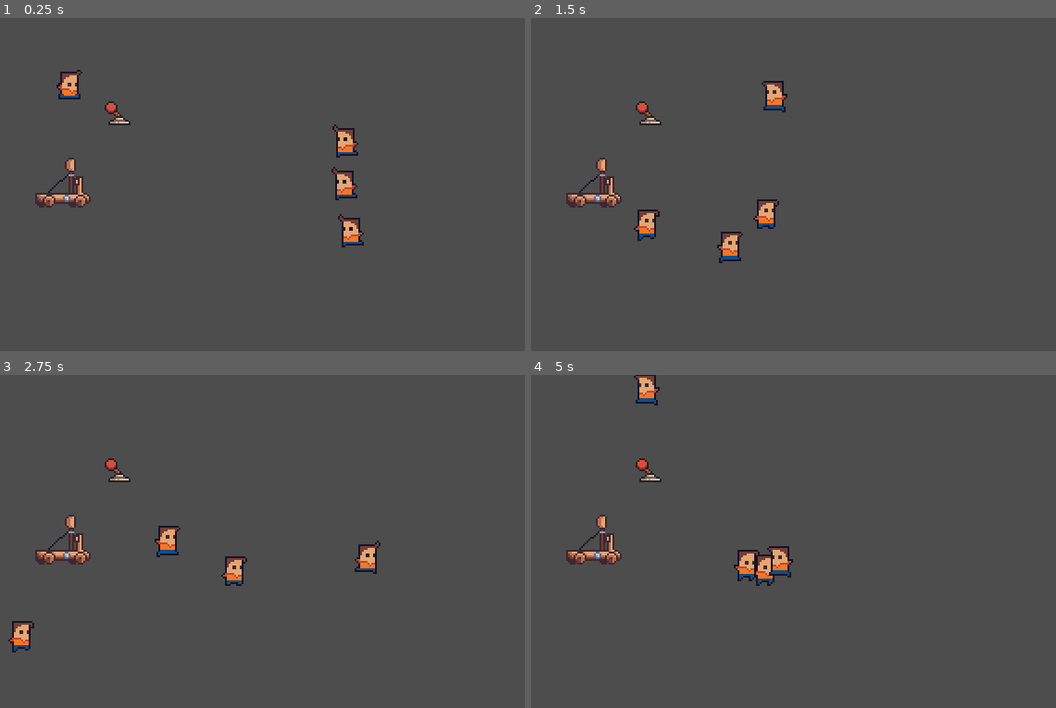
Above: before the commit, frames 1-4 (two rows, left to right).
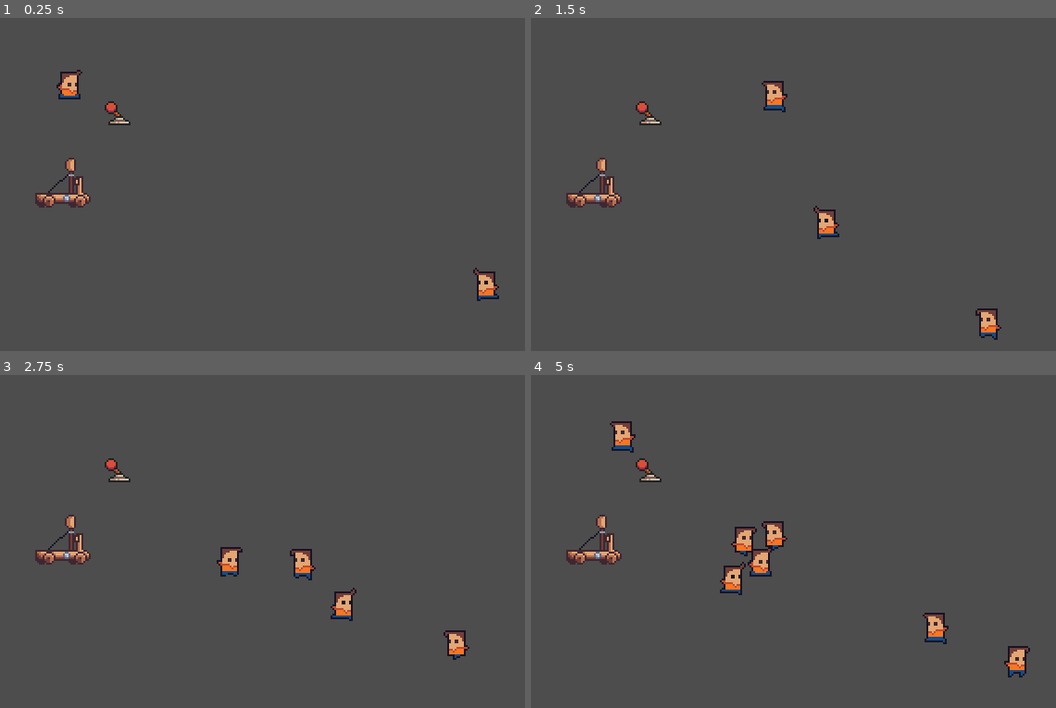
Above: after the commit, the same moments.

Repository: tiagobonetti/scaling-up
Game: Godot game, scene res://world.tscn
Same seed, same stepped clock (60 frames per second), same inputs: the game is played once before the commit and once after it.
Inputs (mouse positions are in pixels of both pictures, inside the frame that each line leads up to):
- Up to frame 1 (0.25 s): no input
- Up to frame 2 (1.5 s): move the mouse to (594, 201) at 0.52 s; hold Right (ui_right) 0.53-1.28 s; move the mouse to (651, 201) at 1.27 s; hold Down (ui_down) from 1.28 s (still down)
- Up to frame 3 (2.75 s): move the mouse to (299, 468) at 2.02 s; release Down (ui_down) at 2.03 s; hold Right (ui_right) from 2.03 s (still down)
- Up to frame 4 (5 s): move the mouse to (741, 608) at 2.77 s; release Right (ui_right) at 2.78 s; hold Up (ui_up) 2.78-3.53 s; move the mouse to (951, 591) at 3.52 s; hold Left (ui_left) from 3.53 s (still down); move the mouse to (594, 491) at 4.27 s

The runs differ from the first frame. In frame 1, 1.3% of the frame differs, in the area x 63-96%, y 31-85%; in frame 2, 1.7%; in frame 3, 2.4%; in frame 4, 3.1%, in the area x 14-96%, y 0-91%.

Commit message:
Add an enemy spawner

Diff:
--- /dev/null
+++ b/Scenes/Entities/EnemySpawner.tscn
@@ -0,0 +1,11 @@
+[gd_scene load_steps=3 format=3 uid="uid://rqvcu21b4jgn"]
+
+[ext_resource type="Script" path="res://Scripts/enemy_spawner.gd" id="1_f78n1"]
+[ext_resource type="PackedScene" uid="uid://d1i5dsahlb5i7" path="res://Scenes/Entities/Enemy.tscn" id="2_ymb6u"]
+
+[node name="EnemySpawner" type="Node2D"]
+script = ExtResource("1_f78n1")
+enemy_scene = ExtResource("2_ymb6u")
+
+[node name="Timer" type="Timer" parent="."]
+unique_name_in_owner = true
--- /dev/null
+++ b/Scripts/enemy_spawner.gd
@@ -0,0 +1,50 @@
+@tool
+extends Node2D
+class_name EnemySpawner
+
+@export var spawn_total := 10
+var enemy_spawned := 0
+
+@export var spawn_cooldown: float = 1.0 # Seconds
+@export var spawn_radius: float = 20 :
+	set(value):
+		spawn_radius = value
+		queue_redraw()
+
+@export var enemy_scene: PackedScene = load("res://Scenes/Entities/Enemy.tscn")
+
+var enemy_group := "enemies"
+
+func _ready():
+	if Engine.is_editor_hint():
+		return
+
+	%Timer.one_shot = true
+	%Timer.connect("timeout", Callable(spawn_next))
+	call_deferred("spawn_next")
+
+func _draw():
+	if Engine.is_editor_hint():
+		draw_editor_hint()
+
+func draw_editor_hint():
+	var points_arc = Utils.circle_points(Vector2.ZERO, spawn_radius)
+	var color = Color(Color.RED, 0.5)
+	var colors = PackedColorArray([color])
+	draw_polygon(points_arc, colors)
+
+func spawn_next():
+	spawn_enemy()
+	enemy_spawned += 1
+	if enemy_spawned < spawn_total:
+		%Timer.start(spawn_cooldown)
+
+func spawn_enemy():
+	var random_distance = randf_range(0, spawn_radius)
+	var initial_position = global_position + Utils.rand_direction() * random_distance
+
+	var enemy := enemy_scene.instantiate()
+	add_child(enemy)
+	enemy.add_to_group(enemy_group)
+	enemy.global_position = initial_position
+	print("Enemy spawned at: ", initial_position)
--- /dev/null
+++ b/Scripts/utils.gd
@@ -0,0 +1,15 @@
+class_name Utils
+
+static func rand_direction() -> Vector2:
+	return Vector2.from_angle(randf_range(0, 2 * PI))
+
+# Using 0 to 360 creates errors, so the easier fix is to use a number very close to, but not identical to it
+static func circle_points(center: Vector2 = Vector2.ZERO, radius: float = 1.0, angle_from: float = 0.0, angle_to: float = 359.999, num_of_points: int = 32):
+	var points_arc = PackedVector2Array()
+	points_arc.push_back(center)
+
+	for i in range(num_of_points + 1):
+		var angle_point = deg_to_rad(angle_from + i * (angle_to - angle_from) / num_of_points - 90)
+		points_arc.push_back(center + Vector2(cos(angle_point), sin(angle_point)) * radius)
+
+	return points_arc
--- a/world.tscn
+++ b/world.tscn
@@ -3,8 +3,8 @@
 [ext_resource type="Texture2D" uid="uid://cuwfqeff5wg8t" path="res://Environments/lever_left.png" id="1_4gmcu"]
 [ext_resource type="Script" path="res://Player.gd" id="2_wa028"]
 [ext_resource type="Texture2D" uid="uid://bbyqtul2iolym" path="res://Sprites/dev/dev.png" id="3_ahwai"]
-[ext_resource type="PackedScene" uid="uid://d1i5dsahlb5i7" path="res://Scenes/Entities/Enemy.tscn" id="3_qljuc"]
 [ext_resource type="PackedScene" uid="uid://47fibceb80ku" path="res://Scenes/Entities/Catapult.tscn" id="4_pn48y"]
+[ext_resource type="PackedScene" uid="uid://rqvcu21b4jgn" path="res://Scenes/Entities/EnemySpawner.tscn" id="6_18tdq"]
 
 [sub_resource type="CapsuleShape2D" id="CapsuleShape2D_txnyl"]
 radius = 4.0
@@ -120,14 +120,9 @@
 position = Vector2(0, 2)
 shape = SubResource("CircleShape2D_e78jn")
 
-[node name="Enemy" parent="." instance=ExtResource("3_qljuc")]
-position = Vector2(219, 91)
-
-[node name="Enemy2" parent="." instance=ExtResource("3_qljuc")]
-position = Vector2(219, 67)
-
-[node name="Enemy3" parent="." instance=ExtResource("3_qljuc")]
-position = Vector2(222, 118)
-
 [node name="Catapult" parent="." instance=ExtResource("4_pn48y")]
 position = Vector2(64.3742, 86.3829)
+
+[node name="EnemySpawner" parent="." instance=ExtResource("6_18tdq")]
+position = Vector2(294, 157)
+spawn_cooldown = 1.0
